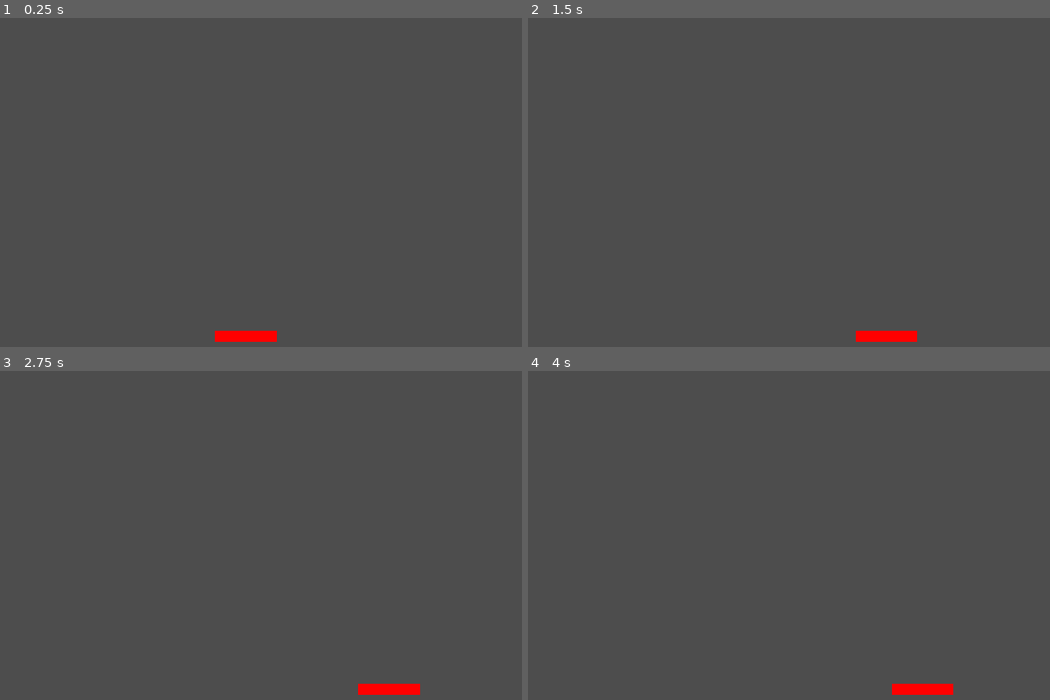
Above: before the commit, frames 1-4 (two rows, left to right).
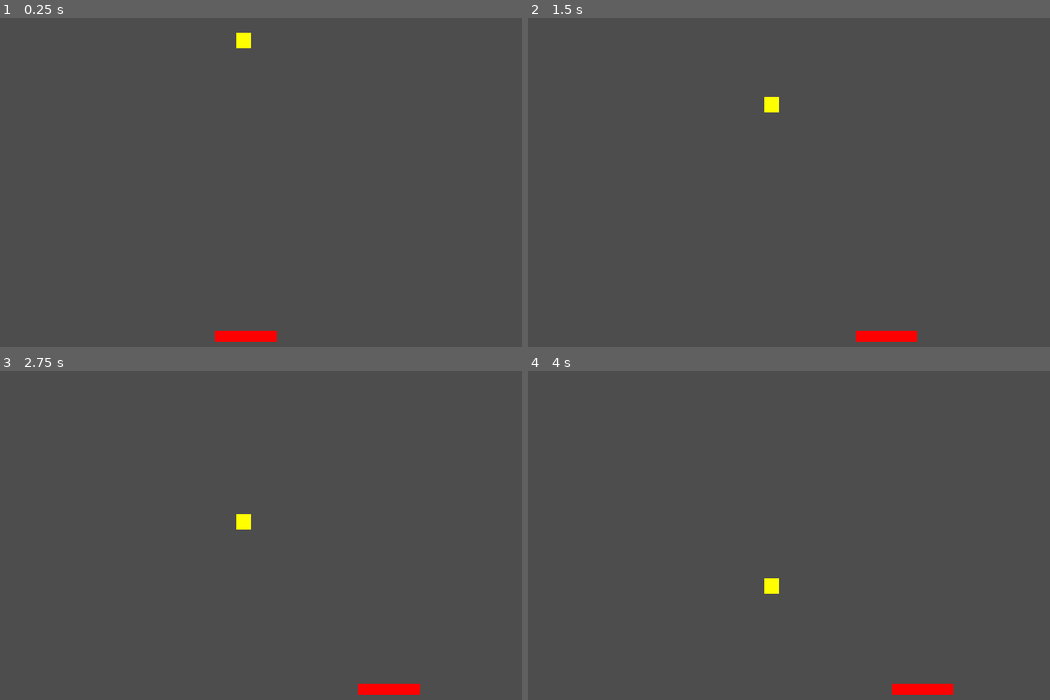
Above: after the commit, the same moments.

Repository: AxlMontblanc/laboratorio-de-particulas
Game: Godot game, scene res://main.tscn
The game is run twice, just before and just after one commit, with the same random seed, the same clock (stepped at 60 frames per second) and the same inputs.
Inputs:
- Up to frame 1 (0.25 s): no input
- Up to frame 2 (1.5 s): hold Right (ui_right) 0.53-1.28 s; hold Left (ui_left) from 1.28 s (still down)
- Up to frame 3 (2.75 s): release Left (ui_left) at 2.03 s; hold Right (ui_right) from 2.03 s (still down)
- Up to frame 4 (4 s): release Right (ui_right) at 3.53 s; hold Left (ui_left) from 3.53 s (still down)

The runs differ from the first frame. In frame 1, 0.1% of the frame differs, in the area x 45-49%, y 4-10%; in frame 2, 0.1%; in frame 3, 0.1%; in frame 4, 0.1%.

Commit message:
Incluir quark
Se incluyo un quark basico falta continuar

Diff:
--- a/main.tscn
+++ b/main.tscn
@@ -1,8 +1,12 @@
 [gd_scene format=3 uid="uid://d2wvdje0syli1"]
 
 [ext_resource type="PackedScene" uid="uid://c755lu8ly1625" path="res://recolector/colector.tscn" id="1_ig7tw"]
+[ext_resource type="PackedScene" uid="uid://cjb1p3ojn7sy2" path="res://recolector/quark.tscn" id="2_0xm2m"]
 
 [node name="main" type="Node2D" unique_id=1902878239]
 
 [node name="Collector(Player)" parent="." unique_id=1592289455 instance=ExtResource("1_ig7tw")]
 position = Vector2(562, 627)
+
+[node name="Quark" parent="." unique_id=1573368497 instance=ExtResource("2_0xm2m")]
+position = Vector2(557, 25)
--- /dev/null
+++ b/recolector/quark.gd
@@ -0,0 +1,11 @@
+extends Area2D
+@export var speed = 100
+
+# Called when the node enters the scene tree for the first time.
+func _ready() -> void:
+	pass # Replace with function body.
+
+
+# Called every frame. 'delta' is the elapsed time since the previous frame.
+func _process(delta: float) -> void:
+	position.y += speed * delta
--- /dev/null
+++ b/recolector/quark.tscn
@@ -0,0 +1,19 @@
+[gd_scene format=3 uid="uid://cjb1p3ojn7sy2"]
+
+[ext_resource type="Script" uid="uid://dcf3hbsffvnia" path="res://recolector/quark.gd" id="1_ghhl3"]
+
+[sub_resource type="RectangleShape2D" id="RectangleShape2D_bhunq"]
+size = Vector2(30, 30)
+
+[node name="Quark" type="Area2D" unique_id=1573368497]
+script = ExtResource("1_ghhl3")
+
+[node name="ColorRect" type="ColorRect" parent="." unique_id=127075141]
+offset_left = -15.0
+offset_top = -15.0
+offset_right = 15.0
+offset_bottom = 15.0
+color = Color(1, 1, 0, 1)
+
+[node name="CollisionShape2D" type="CollisionShape2D" parent="." unique_id=1697326820]
+shape = SubResource("RectangleShape2D_bhunq")
Not shown, added: recolector/quark.gd.uid
Not shown, added: TODO.md
